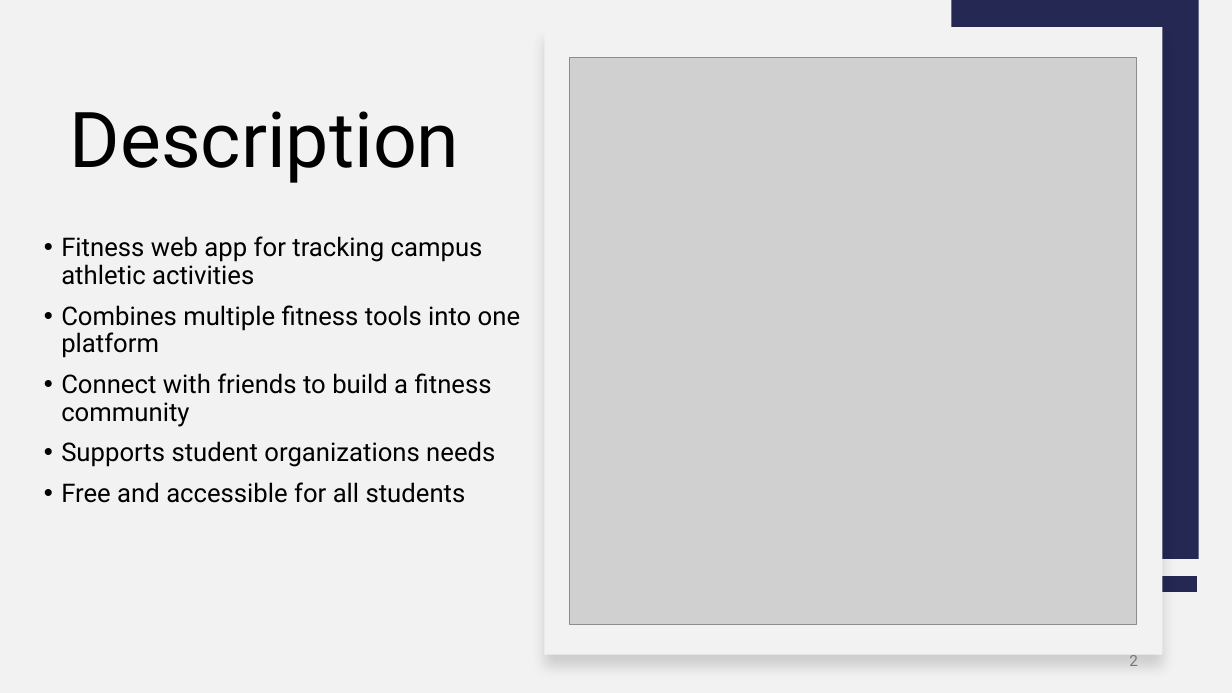
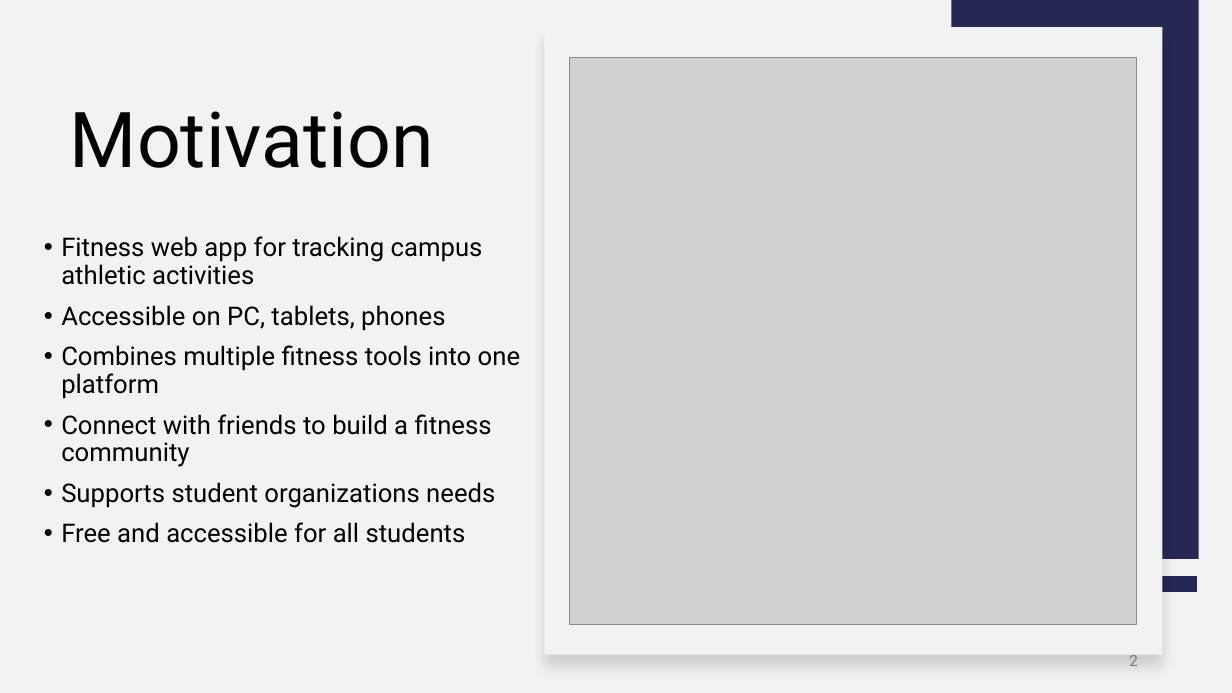
Before and after one commit to jjdeuce06/VulcanActivityTracker, a slide deck: slide 2 of Documentation/FinalPresentation/VulcanActivityTracker-Group2.pptx. Drawn at 1232x693 pixels with LibreOffice and Linux fonts; fonts in the diff are those of the drawing; grey boxes stand for pictures. Boxes give left, top, right and bottom in pixels: in the first picture for what was removed or moved away, otherwise in the second. Text is boxed around its words. In the diff, an @@ line names an element or a change of style, - is before the commit and + after.

```diff
--- a/Documentation/FinalPresentation/VulcanActivityTracker-Group2.pptx
+++ b/Documentation/FinalPresentation/VulcanActivityTracker-Group2.pptx
@@ title at <box>70,111,434,168</box>: text changed @@
-Description
+Motivation
@@ text at <box>61,305,445,331</box>: paragraph added @@
+• Accessible on PC, tablets, phones
```
Also in this commit, not shown: 2 other slides changed, 2 slides added, 1 slide removed.
